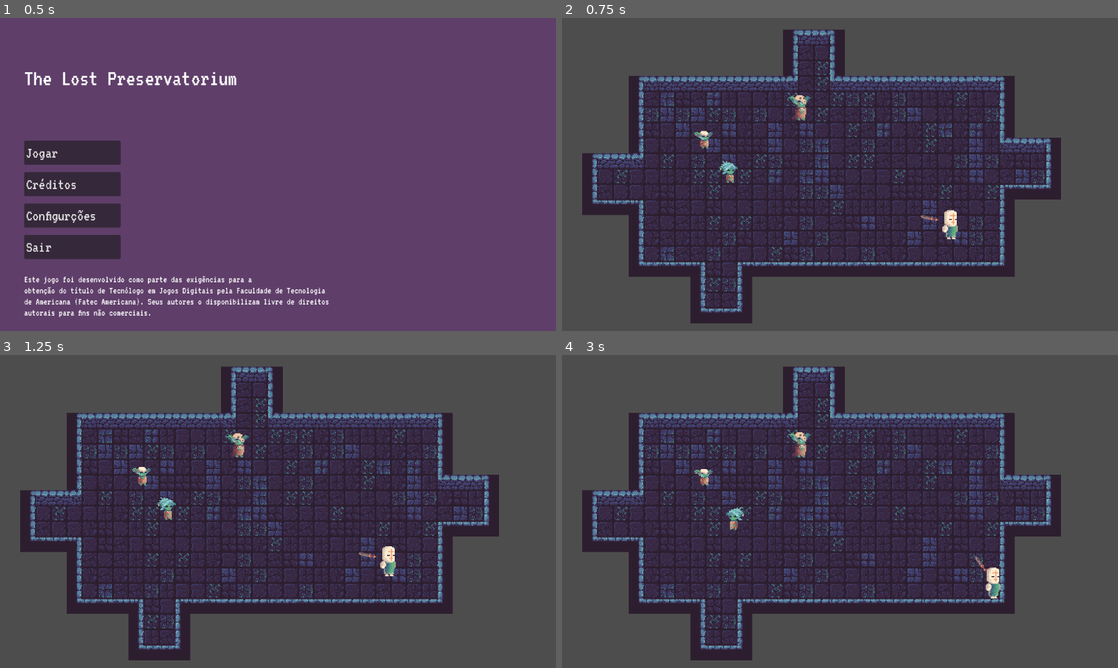
Above: before the commit, frames 1-4 (two rows, left to right).
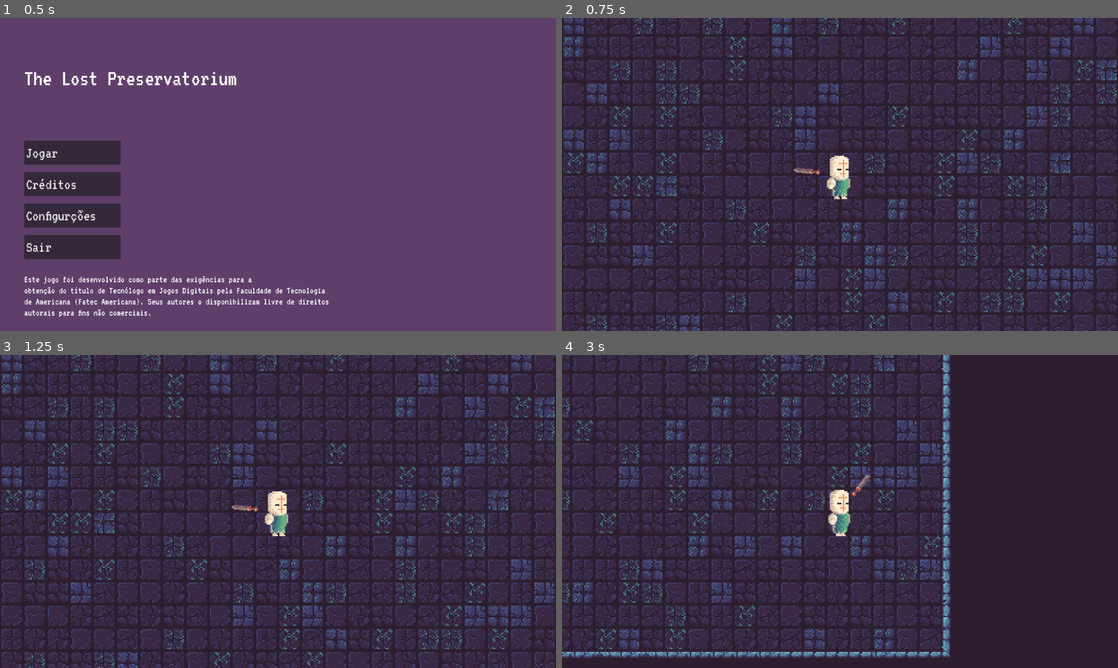
Above: after the commit, the same moments.

Repository: Shiftersout/gp-roguelite
Game: Godot game, scene res://Scenes/menu.tscn
Same seed, same stepped clock (60 frames per second), same inputs: the game is played once before the commit and once after it.
Inputs (mouse positions are in pixels of both pictures, inside the frame that each line leads up to):
- Up to frame 1 (0.5 s): no input
- Up to frame 2 (0.75 s): click "Jogar" at 0.5 s
- Up to frame 3 (1.25 s): no input
- Up to frame 4 (3 s): move the mouse to (962, 495) at 1.27 s; hold D (move_right) 1.28-2.03 s; click (962, 495) at 1.35 s; move the mouse to (728, 527) at 2.02 s; hold S (move_down) 2.03-2.78 s; click (728, 527) at 2.1 s; move the mouse to (895, 442) at 2.77 s; hold D (move_right) from 2.78 s (still down); click (895, 442) at 2.85 s

Frame 1 is identical in both runs. In frame 2, 65% of the frame differs, in the area x 0-100%, y 0-100%; in frame 3, 65%; in frame 4, 67%.

Commit message:
Tweaks to pcg and player, started itens

Diff:
--- a/Scenes/Enemies/first floor/f_goblin.tscn
+++ b/Scenes/Enemies/first floor/f_goblin.tscn
@@ -149,9 +149,37 @@
 "update": 1,
 "values": [true, false]
 }
+tracks/2/type = "value"
+tracks/2/imported = false
+tracks/2/enabled = true
+tracks/2/path = NodePath("Attack/MeeleeAttack/EnemyHitbox:monitoring")
+tracks/2/interp = 1
+tracks/2/loop_wrap = true
+tracks/2/keys = {
+"times": PackedFloat32Array(0, 0.3),
+"transitions": PackedFloat32Array(1, 1),
+"update": 1,
+"values": [false, true]
+}
+
+[sub_resource type="Animation" id="Animation_whs8y"]
+length = 0.001
+tracks/0/type = "value"
+tracks/0/imported = false
+tracks/0/enabled = true
+tracks/0/path = NodePath("Attack/MeeleeAttack/EnemyHitbox:monitoring")
+tracks/0/interp = 1
+tracks/0/loop_wrap = true
+tracks/0/keys = {
+"times": PackedFloat32Array(0),
+"transitions": PackedFloat32Array(1),
+"update": 1,
+"values": [true]
+}
 
 [sub_resource type="AnimationLibrary" id="AnimationLibrary_qcf3y"]
 _data = {
+"RESET": SubResource("Animation_whs8y"),
 "hit": SubResource("Animation_qahvi")
 }
 
--- a/Scenes/Enemies/first floor/hobgoblin.tscn
+++ b/Scenes/Enemies/first floor/hobgoblin.tscn
@@ -149,9 +149,37 @@
 "update": 1,
 "values": [true, false]
 }
+tracks/2/type = "value"
+tracks/2/imported = false
+tracks/2/enabled = true
+tracks/2/path = NodePath("HurtBox:monitoring")
+tracks/2/interp = 1
+tracks/2/loop_wrap = true
+tracks/2/keys = {
+"times": PackedFloat32Array(0, 0.3),
+"transitions": PackedFloat32Array(1, 1),
+"update": 0,
+"values": [false, true]
+}
+
+[sub_resource type="Animation" id="Animation_rjysg"]
+length = 0.001
+tracks/0/type = "value"
+tracks/0/imported = false
+tracks/0/enabled = true
+tracks/0/path = NodePath("HurtBox:monitoring")
+tracks/0/interp = 1
+tracks/0/loop_wrap = true
+tracks/0/keys = {
+"times": PackedFloat32Array(0),
+"transitions": PackedFloat32Array(1),
+"update": 0,
+"values": [true]
+}
 
 [sub_resource type="AnimationLibrary" id="AnimationLibrary_64ph2"]
 _data = {
+"RESET": SubResource("Animation_rjysg"),
 "hit": SubResource("Animation_sa1hg")
 }
 
--- a/Scenes/Enemies/first floor/m_goblin.tscn
+++ b/Scenes/Enemies/first floor/m_goblin.tscn
@@ -149,9 +149,37 @@
 "update": 0,
 "values": [0.0, -0.174533, 0.174533, 0.0]
 }
+tracks/2/type = "value"
+tracks/2/imported = false
+tracks/2/enabled = true
+tracks/2/path = NodePath("HurtBox:monitoring")
+tracks/2/interp = 1
+tracks/2/loop_wrap = true
+tracks/2/keys = {
+"times": PackedFloat32Array(0, 0.3),
+"transitions": PackedFloat32Array(1, 1),
+"update": 1,
+"values": [false, true]
+}
+
+[sub_resource type="Animation" id="Animation_g2lvm"]
+length = 0.001
+tracks/0/type = "value"
+tracks/0/imported = false
+tracks/0/enabled = true
+tracks/0/path = NodePath("HurtBox:monitoring")
+tracks/0/interp = 1
+tracks/0/loop_wrap = true
+tracks/0/keys = {
+"times": PackedFloat32Array(0),
+"transitions": PackedFloat32Array(1),
+"update": 1,
+"values": [true]
+}
 
 [sub_resource type="AnimationLibrary" id="AnimationLibrary_3sia3"]
 _data = {
+"RESET": SubResource("Animation_g2lvm"),
 "hit": SubResource("Animation_mtppn")
 }
 
--- /dev/null
+++ b/Scenes/Itens/sword_item.tscn
@@ -0,0 +1,24 @@
+[gd_scene load_steps=5 format=3 uid="uid://77pljnuk3rse"]
+
+[ext_resource type="Shader" path="res://Shaders/shine.gdshader" id="1_5iunl"]
+[ext_resource type="Texture2D" uid="uid://caj000muk0eha" path="res://Sprites/itens/sword_item.png" id="1_w5fr3"]
+
+[sub_resource type="ShaderMaterial" id="ShaderMaterial_ogdn2"]
+shader = ExtResource("1_5iunl")
+shader_parameter/shine_color = Color(1, 1, 1, 1)
+shader_parameter/shine_speed = 4.0
+shader_parameter/shine_size = 0.01
+
+[sub_resource type="RectangleShape2D" id="RectangleShape2D_gtl6q"]
+
+[node name="sword_item" type="Node2D"]
+
+[node name="Sprite2D" type="Sprite2D" parent="."]
+material = SubResource("ShaderMaterial_ogdn2")
+texture = ExtResource("1_w5fr3")
+
+[node name="Area2D" type="Area2D" parent="."]
+
+[node name="CollisionShape2D" type="CollisionShape2D" parent="Area2D"]
+shape = SubResource("RectangleShape2D_gtl6q")
+debug_color = Color(0.756863, 0.631373, 0.294118, 0.196078)
--- a/Scenes/Player/player.tscn
+++ b/Scenes/Player/player.tscn
@@ -205,5 +205,7 @@
 
 [node name="Camera2D" type="Camera2D" parent="."]
 zoom = Vector2(3, 3)
+limit_left = 0
+limit_top = 0
 
 [connection signal="area_entered" from="HurtBox" to="." method="_on_hurt_box_area_entered"]
--- a/Scenes/Weapons/dagger.tscn
+++ b/Scenes/Weapons/dagger.tscn
@@ -1,14 +1,30 @@
 [gd_scene load_steps=22 format=3 uid="uid://djt775wvor1ym"]
 
-[ext_resource type="Shader" path="res://Scenes/Player/white.gdshader" id="1_ngfqq"]
 [ext_resource type="PackedScene" uid="uid://bjh51cg126ool" path="res://Scenes/Player/default_particles.tscn" id="3_k4jlm"]
 [ext_resource type="Texture2D" uid="uid://8v1b2pknf2yn" path="res://Sprites/weapons/dagger_attack.png" id="3_oj0av"]
 [ext_resource type="PackedScene" uid="uid://clfyydw860c1r" path="res://Scenes/Player/player_hitbox.tscn" id="4_6gcaj"]
 [ext_resource type="AudioStream" uid="uid://dc322yhw8gnf0" path="res://Audio/dagger.ogg" id="4_kqmm5"]
 [ext_resource type="Script" path="res://Scripts/player/player_hitbox.gd" id="5_g3hyk"]
 
+[sub_resource type="Shader" id="Shader_4q4j6"]
+code = "shader_type canvas_item;
+
+uniform bool active = false;
+
+void fragment() {
+	vec4 previous_color = texture(TEXTURE, UV);
+	vec4 white_color = vec4(1.0, 1.0, 1.0, previous_color.a);
+	vec4 new_color = previous_color;
+	if (active == true)
+	{
+		new_color = white_color;
+	}
+	COLOR = new_color;
+}
+"
+
 [sub_resource type="ShaderMaterial" id="ShaderMaterial_mcpan"]
-shader = ExtResource("1_ngfqq")
+shader = SubResource("Shader_4q4j6")
 shader_parameter/active = true
 
 [sub_resource type="AtlasTexture" id="AtlasTexture_afard"]
--- a/Scenes/Weapons/hammer.tscn
+++ b/Scenes/Weapons/hammer.tscn
@@ -1,14 +1,30 @@
 [gd_scene load_steps=22 format=3 uid="uid://b3iqbkdgbttva"]
 
-[ext_resource type="Shader" path="res://Scenes/Player/white.gdshader" id="1_274nq"]
 [ext_resource type="Texture2D" uid="uid://trcxxoppiogj" path="res://Sprites/weapons/hammer_attack.png" id="3_3fcu7"]
 [ext_resource type="PackedScene" uid="uid://bjh51cg126ool" path="res://Scenes/Player/default_particles.tscn" id="3_s2lxm"]
 [ext_resource type="PackedScene" uid="uid://clfyydw860c1r" path="res://Scenes/Player/player_hitbox.tscn" id="4_lot3m"]
 [ext_resource type="AudioStream" uid="uid://cvfu1cv27cy7u" path="res://Audio/hammer.ogg" id="4_q3kgx"]
 [ext_resource type="Script" path="res://Scripts/player/player_hitbox.gd" id="5_7k03u"]
 
+[sub_resource type="Shader" id="Shader_4q4j6"]
+code = "shader_type canvas_item;
+
+uniform bool active = false;
+
+void fragment() {
+	vec4 previous_color = texture(TEXTURE, UV);
+	vec4 white_color = vec4(1.0, 1.0, 1.0, previous_color.a);
+	vec4 new_color = previous_color;
+	if (active == true)
+	{
+		new_color = white_color;
+	}
+	COLOR = new_color;
+}
+"
+
 [sub_resource type="ShaderMaterial" id="ShaderMaterial_mcpan"]
-shader = ExtResource("1_274nq")
+shader = SubResource("Shader_4q4j6")
 shader_parameter/active = true
 
 [sub_resource type="AtlasTexture" id="AtlasTexture_4d7tr"]
--- a/Scenes/Weapons/sword.tscn
+++ b/Scenes/Weapons/sword.tscn
@@ -1,14 +1,30 @@
 [gd_scene load_steps=22 format=3 uid="uid://c0mr8ealumylf"]
 
-[ext_resource type="Shader" path="res://Scenes/Player/white.gdshader" id="1_ugsrg"]
 [ext_resource type="PackedScene" uid="uid://bjh51cg126ool" path="res://Scenes/Player/default_particles.tscn" id="2_3rsrc"]
 [ext_resource type="Texture2D" uid="uid://e2qafe3r15lo" path="res://Sprites/weapons/sword_attack.png" id="2_l7l47"]
 [ext_resource type="PackedScene" uid="uid://clfyydw860c1r" path="res://Scenes/Player/player_hitbox.tscn" id="3_7uq0x"]
 [ext_resource type="Script" path="res://Scripts/player/player_hitbox.gd" id="4_276jc"]
 [ext_resource type="AudioStream" uid="uid://djryp15qmy087" path="res://Audio/sword.ogg" id="4_rvkxb"]
 
+[sub_resource type="Shader" id="Shader_4q4j6"]
+code = "shader_type canvas_item;
+
+uniform bool active = false;
+
+void fragment() {
+	vec4 previous_color = texture(TEXTURE, UV);
+	vec4 white_color = vec4(1.0, 1.0, 1.0, previous_color.a);
+	vec4 new_color = previous_color;
+	if (active == true)
+	{
+		new_color = white_color;
+	}
+	COLOR = new_color;
+}
+"
+
 [sub_resource type="ShaderMaterial" id="ShaderMaterial_mcpan"]
-shader = ExtResource("1_ugsrg")
+shader = SubResource("Shader_4q4j6")
 shader_parameter/active = true
 
 [sub_resource type="AtlasTexture" id="AtlasTexture_ycvem"]
--- a/Scenes/Weapons/sword_ph.tscn
+++ b/Scenes/Weapons/sword_ph.tscn
@@ -1,13 +1,29 @@
 [gd_scene load_steps=20 format=3 uid="uid://ddhvkxs1ngaha"]
 
-[ext_resource type="Shader" path="res://Scenes/Player/white.gdshader" id="1_48fkb"]
 [ext_resource type="Texture2D" uid="uid://cpsllce2168d1" path="res://Sprites/weapons/ph_sword.png" id="2_055fp"]
 [ext_resource type="PackedScene" uid="uid://bjh51cg126ool" path="res://Scenes/Player/default_particles.tscn" id="3_gf7gw"]
 [ext_resource type="PackedScene" uid="uid://clfyydw860c1r" path="res://Scenes/Player/player_hitbox.tscn" id="4_1tkqf"]
 [ext_resource type="Script" path="res://Scripts/player/player_hitbox.gd" id="5_ftvya"]
 
+[sub_resource type="Shader" id="Shader_4q4j6"]
+code = "shader_type canvas_item;
+
+uniform bool active = false;
+
+void fragment() {
+	vec4 previous_color = texture(TEXTURE, UV);
+	vec4 white_color = vec4(1.0, 1.0, 1.0, previous_color.a);
+	vec4 new_color = previous_color;
+	if (active == true)
+	{
+		new_color = white_color;
+	}
+	COLOR = new_color;
+}
+"
+
 [sub_resource type="ShaderMaterial" id="ShaderMaterial_mcpan"]
-shader = ExtResource("1_48fkb")
+shader = SubResource("Shader_4q4j6")
 shader_parameter/active = true
 
 [sub_resource type="AtlasTexture" id="AtlasTexture_xxo2t"]
--- a/Scenes/menu.tscn
+++ b/Scenes/menu.tscn
@@ -106,7 +106,6 @@
 autorais para fins não comerciais."
 vertical_alignment = 2
 
-[connection signal="mouse_entered" from="MainContainer/HBoxContainer/VBoxContainer/Play" to="." method="_on_play_mouse_entered"]
 [connection signal="pressed" from="MainContainer/HBoxContainer/VBoxContainer/Play" to="." method="_on_play_pressed"]
 [connection signal="pressed" from="MainContainer/HBoxContainer/VBoxContainer/Credits" to="." method="_on_credits_pressed"]
 [connection signal="pressed" from="MainContainer/HBoxContainer/VBoxContainer/Options" to="." method="_on_options_pressed"]
--- a/Scenes/tile_map_pcg.tscn
+++ b/Scenes/tile_map_pcg.tscn
@@ -526,7 +526,7 @@
 sources/1 = SubResource("TileSetAtlasSource_1gry7")
 sources/2 = SubResource("TileSetAtlasSource_0amej")
 
-[node name="TileMapPCG" type="TileMap"]
+[node name="TileMapPCG" type="TileMap" groups=["tilemap"]]
 tile_set = SubResource("TileSet_mwnux")
 format = 2
 layer_0/z_index = -1
--- a/Scripts/States/Attack_meelee.gd
+++ b/Scripts/States/Attack_meelee.gd
@@ -7,7 +7,6 @@
 
 func Enter():
 	#on entering state, play warning animation
-	print_debug("Attack")
 	animation.play("warning")
 
 #changes animation to attack if warning finished or change state to chase when attack ends
--- a/Scripts/States/Enemy_chase.gd
+++ b/Scripts/States/Enemy_chase.gd
@@ -18,7 +18,6 @@
 
 func Enter():
 	#set target and distance upon entering state
-	print_debug("Chase")
 	sprite.play("chase")
 	navigation.target_desired_distance = 32.0
 	navigation.target_position = player.global_position
--- a/Scripts/States/Enemy_idle.gd
+++ b/Scripts/States/Enemy_idle.gd
@@ -15,7 +15,6 @@
 func Enter():
 	#upon entering, starts a timer
 	timer = Timer.new()
-	#print_debug("Idle")
 	player = get_tree().get_first_node_in_group("player")
 	sprite.play("idle")
 	add_child(timer)
--- a/Scripts/States/Enemy_patrol.gd
+++ b/Scripts/States/Enemy_patrol.gd
@@ -21,7 +21,6 @@
 
 func Enter():
 	#upon entering, randomizes a coordinate in the room to walk to
-	#print_debug("Patrol")
 	sprite.play("chase")
 	room_top_left = enemy.room_top_left
 	room_size = enemy.room_size
--- a/Scripts/menu.gd
+++ b/Scripts/menu.gd
@@ -4,7 +4,7 @@
 	#MusicController.play_music()
 
 func _on_play_pressed():
-	get_tree().change_scene_to_file("res://Scenes/debugenemy.tscn")
+	get_tree().change_scene_to_file("res://Scenes/main_scene.tscn")
 
 func _on_credits_pressed():
 	get_tree().change_scene_to_file("res://Scenes/credits.tscn")
--- a/Scripts/pcgbsp.gd
+++ b/Scripts/pcgbsp.gd
@@ -50,6 +50,7 @@
 
 ## NOTE: change.
 func _ready():
+	global_position = Vector2.ZERO
 	player = get_tree().get_first_node_in_group("player")
 	enemy_scenes.append(enemy1)
 	enemy_scenes.append(enemy2)
@@ -374,12 +375,12 @@
 
 		else:
 			var o = 0
-			while o < 4:
+			while o < 3:
 				new_enemies.append(enemy_scenes[randi_range(0, 1)].instantiate())
 				new_room.add_child(new_enemies[o])
 				o+=1
 
-			while o <= amount:
+			while o <= amount-1:
 				new_enemies.append(enemy_scenes[2].instantiate())
 				new_room.add_child(new_enemies[o])
 				o+=1
--- a/Scripts/player/player.gd
+++ b/Scripts/player/player.gd
@@ -9,6 +9,7 @@
 @onready var hand = $Hand
 @onready var raycast = $RayCast2D
 @onready var animation = $AnimationPlayer
+@onready var camera = $Camera2D
 
 var h_direction = 1
 var weapon : Node2D
@@ -17,6 +18,9 @@
 var weapon_particles : GPUParticles2D
 
 func _ready():
+	var map = get_tree().get_first_node_in_group("tilemap")
+	camera.limit_bottom = (map.map_h*16)
+	camera.limit_right = (map.map_w*16)
 	change_weapon()
 
 func _physics_process(_delta):
--- /dev/null
+++ b/Shaders/shine.gdshader
@@ -0,0 +1,11 @@
+shader_type canvas_item;
+
+uniform vec4 shine_color : source_color = vec4(1.0);
+uniform float shine_speed : hint_range(0.0, 10.0, 0.1) = 1.0;
+uniform float shine_size : hint_range(0.01, 1.0, 0.01) = 0.01;
+
+void fragment() {
+	COLOR = texture(TEXTURE, UV);
+	float shine = step(1.0 - shine_size * 0.5, 0.5 + 0.5 * sin(UV.x - UV.y + TIME * shine_speed));
+	COLOR.rgb = mix(COLOR.rgb, shine_color.rgb, shine * shine_color.a);
+}
Not shown: 1 places in Scenes/Enemies/first floor/f_goblin.tscn that only renumber resources
Not shown: 1 places in Scenes/Enemies/first floor/hobgoblin.tscn that only renumber resources
Not shown: 1 places in Scenes/Enemies/first floor/m_goblin.tscn that only renumber resources
Binary file added: Sprites/itens/dagger_item.png
Not shown, added: Sprites/itens/dagger_item.png.import
Binary file added: Sprites/itens/hammer_item.png
Not shown, added: Sprites/itens/hammer_item.png.import
Binary file added: Sprites/itens/sword_item.png
Not shown, added: Sprites/itens/sword_item.png.import
